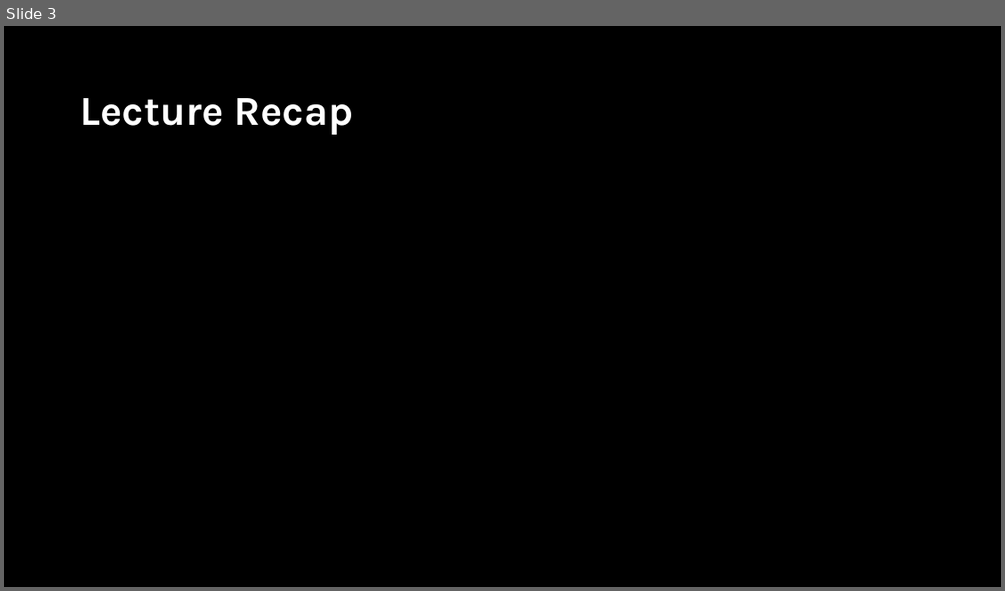
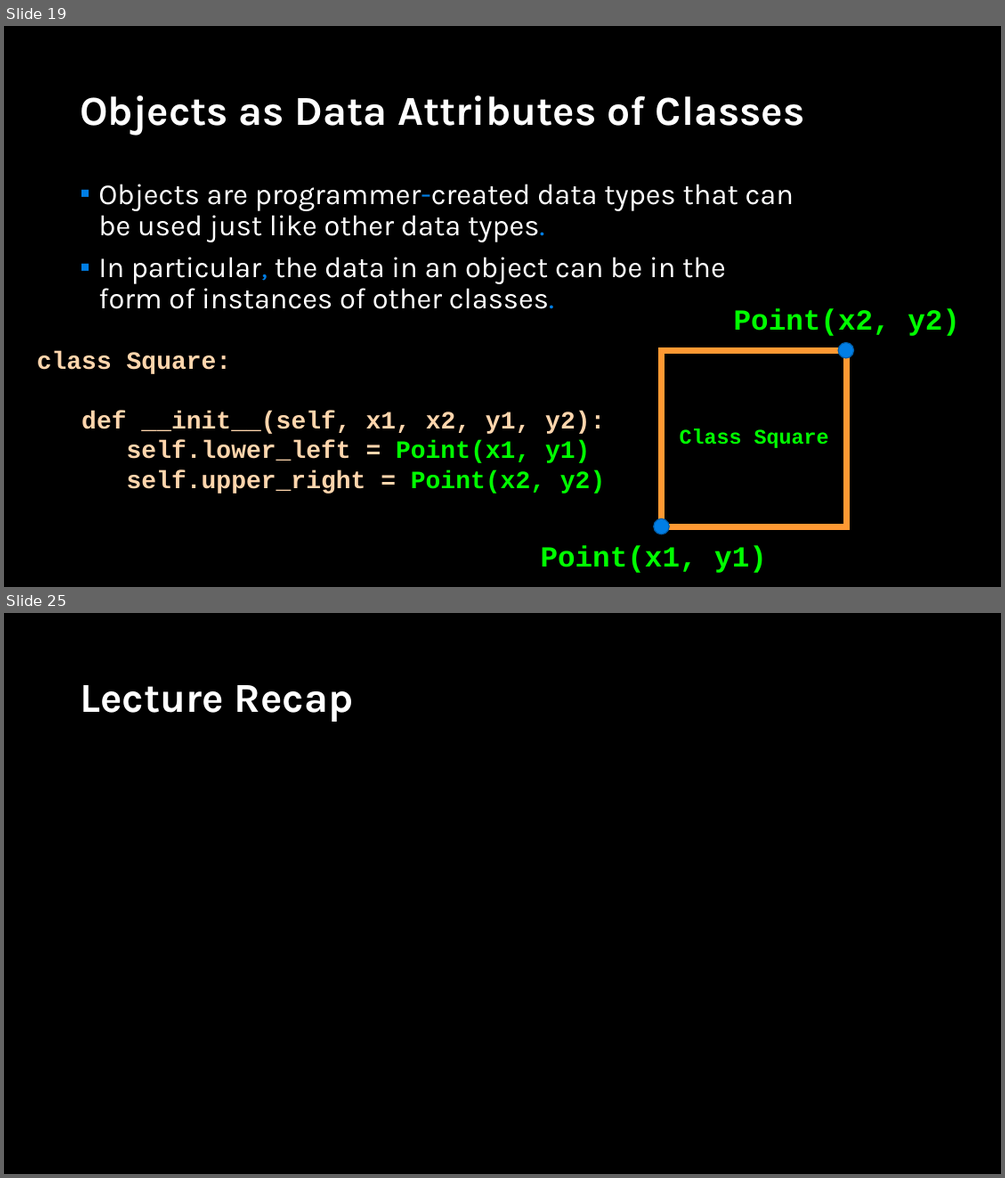
Before and after one commit to APS106/APS106-winter-2022-material, a slide deck: lectures/week10/lecture3/slides/week10_lecture3.pptx. Shown one above the other, each under a label of ours: slide 3 before the commit, slides 19 and 25 after it; the slides between them are not shown. The pictures are 1005x591 and 1005x1178 pixels, drawn with LibreOffice and Linux fonts; fonts in the diff are those of the drawing; background and template pictures are left out. Boxes give left, top, right and bottom in pixels: in the first picture for what was removed or moved away, otherwise in the second. Text is boxed around its words. In the diff, an @@ line names an element or a change of style, - is before the commit and + after.

```diff
--- a/lectures/week10/lecture3/slides/week10_lecture3.pptx
+++ b/lectures/week10/lecture3/slides/week10_lecture3.pptx
@@ slide 19 added at box(4, 26, 1001, 587), background picture (left out) @@
@@ title added at box(80, 95, 805, 135), 39.6 pt, text #FFFFFF, bold @@
+Objects as Data Attributes of Classes
@@ text added at box(98, 184, 793, 309), 28 pt, text #FFFFFF @@
+▪ Objects are programmer-created data types that can be used just like other data types.
+▪ In particular, the data in an object can be in the form of instances of other classes.
@@ text added at box(734, 308, 960, 336), 28 pt, text #00FF00, bold @@
+Point(x2, y2)
@@ ellipse added at box(839, 342, 854, 358), fill #017EE5, outline #015DA9 1 pt @@
@@ text added at box(37, 351, 605, 493), 24 pt, text #FFD6AD, bold @@
+class Square:
+def __init__(self, x1, x2, y1, y2):
+self.lower_left = Point(x1, y1)
+self.upper_right = Point(x2, y2)
@@ rectangle added at box(662, 351, 847, 526), outline #FF9933 6 pt @@
@@ text added at box(680, 428, 829, 448), 20 pt, text #00FF00, bold @@
+Class Square
@@ ellipse added at box(654, 519, 670, 534), fill #017EE5, outline #015DA9 1 pt @@
@@ text added at box(541, 545, 767, 572), 28 pt, text #00FF00, bold @@
+Point(x1, y1)
@@ what was slide 3 is now slide 25 @@
```
Also in this commit, not shown: 3 slides changed, 21 other slides added, 4 other files.
